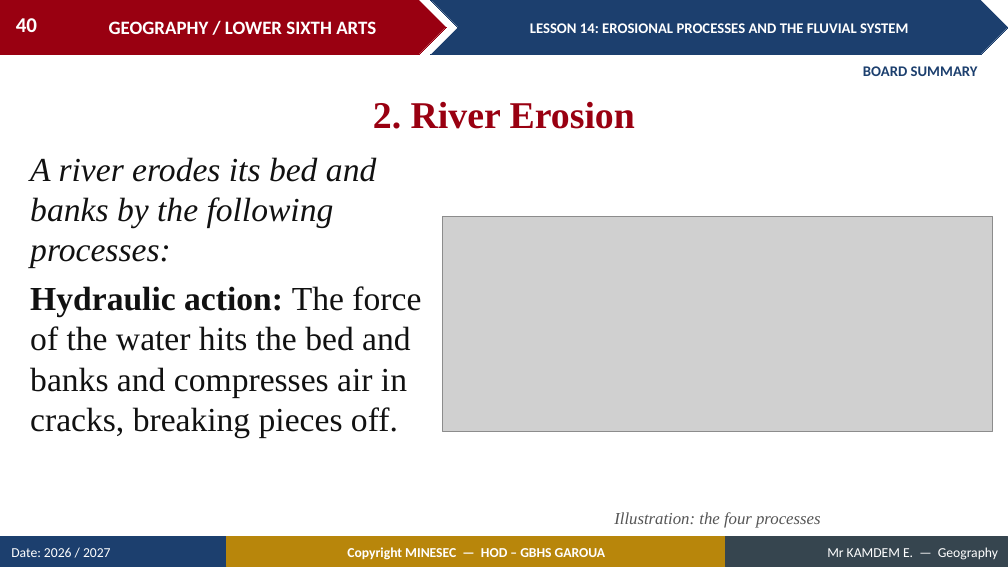
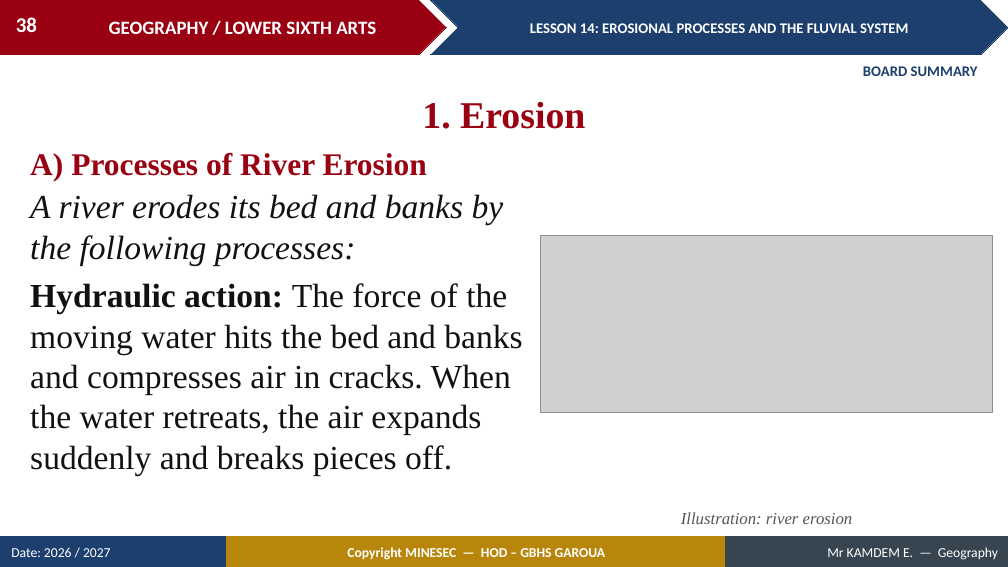
Before and after one commit to Berthautk/linea-github, a slide deck: slide 38 of lecons/LSA/Geomorphology/16_LSA_GEOMO_L14_Erosional_Processes_and_the_Fluvial_System.pptx (slide 40 before the commit). Drawn at 1008x567 pixels with LibreOffice and Linux fonts; fonts in the diff are those of the drawing; grey boxes stand for pictures. Boxes give left, top, right and bottom in pixels: in the first picture for what was removed or moved away, otherwise in the second. Text is boxed around its words. In the diff, an @@ line names an element or a change of style, - is before the commit and + after.

```diff
--- a/lecons/LSA/Geomorphology/16_LSA_GEOMO_L14_Erosional_Processes_and_the_Fluvial_System.pptx
+++ b/lecons/LSA/Geomorphology/16_LSA_GEOMO_L14_Erosional_Processes_and_the_Fluvial_System.pptx
@@ page number at (x1=16, y1=17, x2=37, y2=32): text changed @@
-40
+38
@@ text at (x1=422, y1=101, x2=585, y2=129): text changed @@
-2. River Erosion
+1. Erosion
@@ text added at (x1=30, y1=153, x2=427, y2=181), 30 pt, text #990011, bold @@
+A) Processes of River Erosion
@@ text "A river erodes its bed ..." moved from (x1=30, y1=157, x2=421, y2=437) to (x1=30, y1=194, x2=522, y2=475) @@
@@ picture resized from (x1=442, y1=216, x2=993, y2=431) to (x1=541, y1=236, x2=993, y2=413) @@
@@ text at (x1=30, y1=283, x2=522, y2=475): text changed @@
-Hydraulic action: The force of the water hits the bed and banks and compresses air in cracks, breaking pieces off.
+Hydraulic action: The force of the moving water hits the bed and banks and compresses air in cracks. When the water retreats, the air expands suddenly and breaks pieces off.
@@ text at (x1=681, y1=512, x2=853, y2=524): text changed @@
-Illustration: the four processes
+Illustration: river erosion
```
Also in this commit, not shown: 9 other slides changed, 14 slides added, 3 slides removed, 20 other files.
